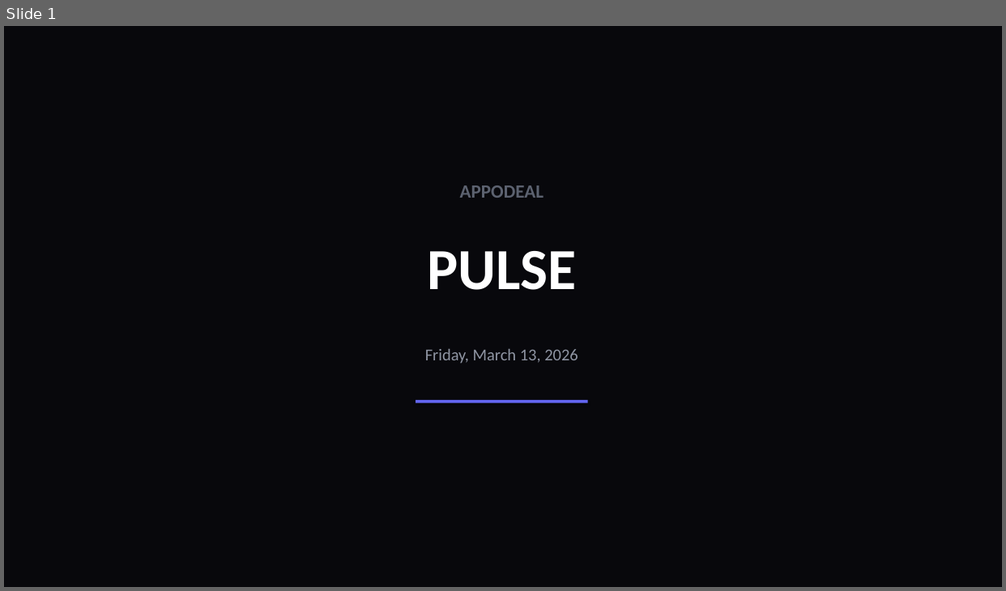
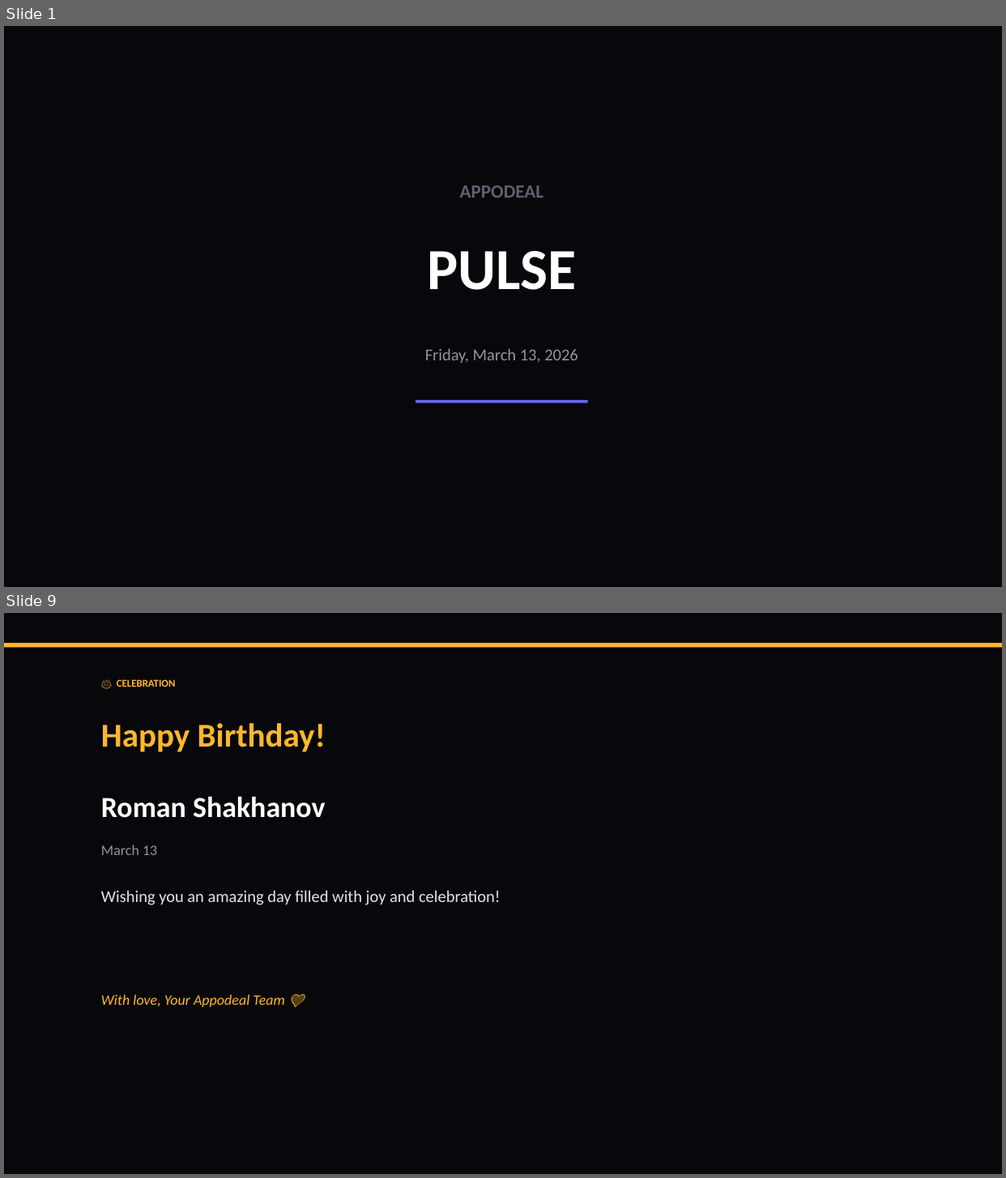
Before and after one commit to liliyagarifullina-maker/appodeal-pulse, a slide deck: data/archive/pulse_2026-03-13.pptx. Shown one above the other, each under a label of ours: slide 1 before the commit, slides 1 and 9 after it; the slides between them are not shown. The pictures are 1006x591 and 1006x1178 pixels, drawn with LibreOffice and Linux fonts; fonts in the diff are those of the drawing. Boxes give left, top, right and bottom in pixels: in the first picture for what was removed or moved away, otherwise in the second. Text is boxed around its words. In the diff, an @@ line names an element or a change of style, - is before the commit and + after.

```diff
--- a/data/archive/pulse_2026-03-13.pptx
+++ b/data/archive/pulse_2026-03-13.pptx
@@ slide 9 added at (x1=4, y1=613, x2=1002, y2=1174), background #08080C @@
@@ rectangle added at (x1=4, y1=643, x2=1002, y2=648), fill #FFB72B @@
@@ text added at (x1=117, y1=679, x2=176, y2=687), 10 pt, text #FFB72B, bold @@
+🎂 CELEBRATION
@@ text added at (x1=101, y1=723, x2=326, y2=752), 32 pt, text #FFB72B, bold @@
+Happy Birthday!
@@ text added at (x1=101, y1=796, x2=326, y2=818), 28 pt, text #FFFFFF, bold @@
+Roman Shakhanov
@@ text added at (x1=101, y1=845, x2=157, y2=855), 14 pt, text #8F95A3 @@
+March 13
@@ text added at (x1=101, y1=890, x2=500, y2=905), 16 pt, text #E2E2EA @@
+Wishing you an amazing day filled with joy and celebration!
@@ text added at (x1=101, y1=995, x2=284, y2=1007), 14 pt, text #FFB72B, italic @@
+With love, Your Appodeal Team 💜
```
Also in this commit, not shown: 2 slides changed, 20 other slides added, 4 slides removed.
